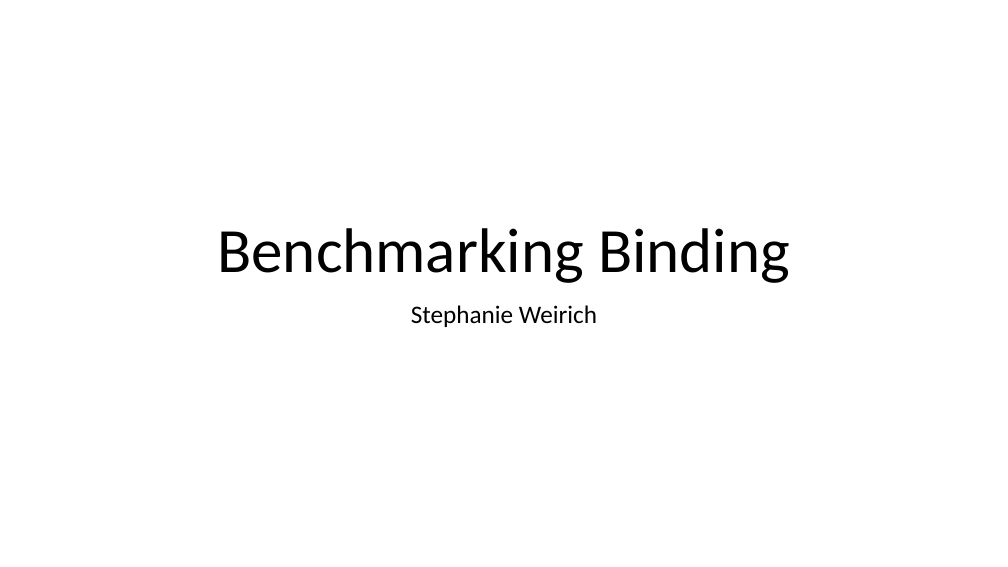
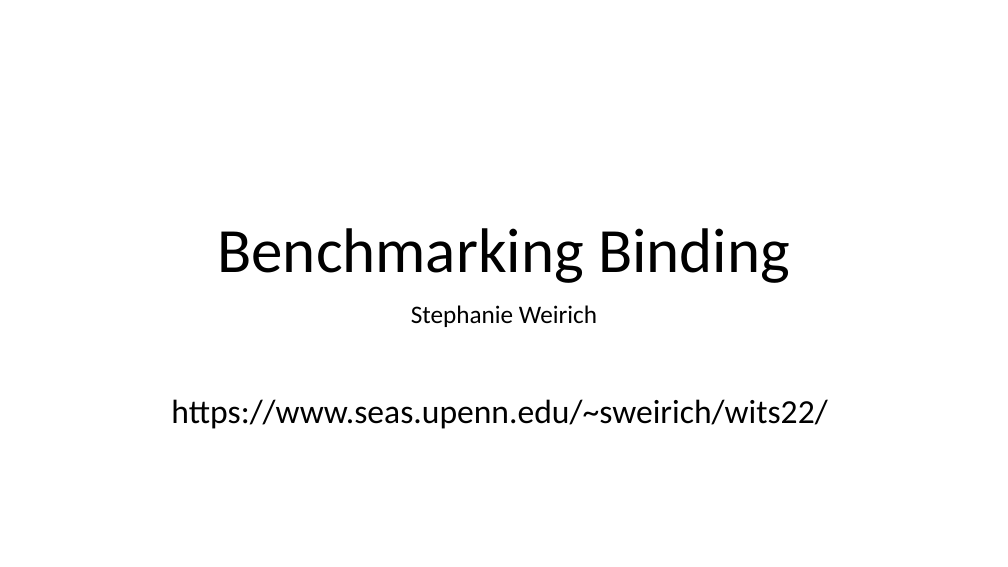
Before and after one commit to sweirich/lambda-n-ways, a slide deck: slide 1 of doc/wits-discussion.pptx. Drawn at 1008x567 pixels with LibreOffice and Linux fonts; fonts in the diff are those of the drawing. Boxes give left, top, right and bottom in pixels: in the first picture for what was removed or moved away, otherwise in the second. Text is boxed around its words. In the diff, an @@ line names an element or a change of style, - is before the commit and + after.

Commit message:
slides from WITS 2022

```diff
--- a/doc/wits-discussion.pptx
+++ b/doc/wits-discussion.pptx
@@ text added at <box>171,399,827,429</box>, 32 pt, text #000000 @@
+https://www.seas.upenn.edu/~sweirich/wits22/
```
Also in this commit, not shown: 1 other slide changed.
